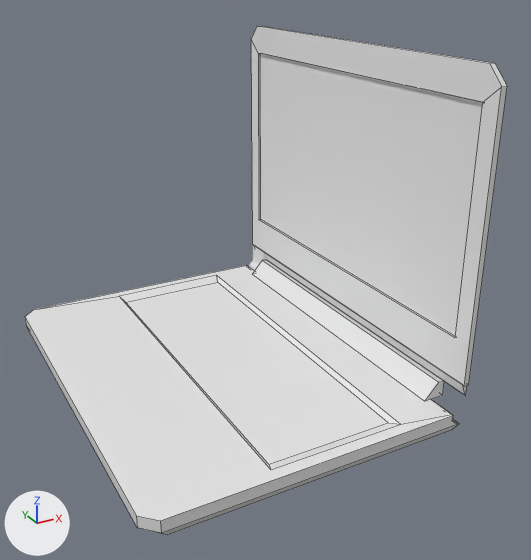
Before and after pictures for a commit that changed the Blender file Assets/Animation/Mod/Laptop_Base.blend.
Before and after are seen from a camera (50 mm lens) standing at (-1.14, -3.03, 1.98) and looking at (0.42, -0.21, 0.56). The axes (+X, +Y, +Z) are drawn at lower left. The lights are the same throughout. Mesh edges are drawn as thin lines on the coarser meshes.

In view in the first picture: 'Cube', 'Power', 'Screen', 'ScreenAngle'.
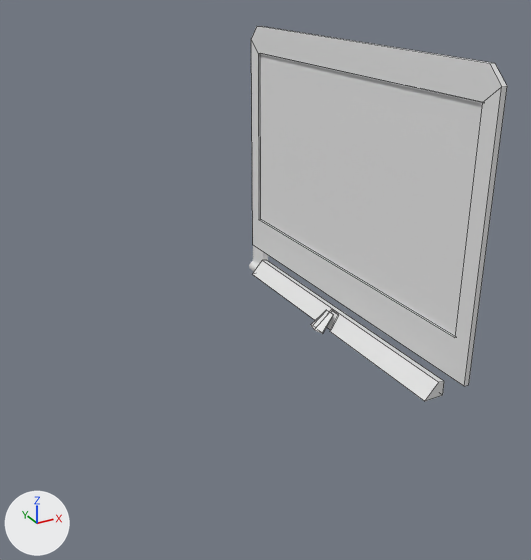
What changed in the scene script:
```text
Change me_cube_006:
    used by ob_power; location = (0.953, 0.0, 0.14); scale = (0.0543, 0.851, 0.0413)
    remove me_cube_006.from_pydata(...)  # 8 vertices, 6 faces; spans x -0.98..1.0, y -1.0..1.0, z -1.0..1.0
    add me_cube_006.from_pydata(...)  # 20 vertices, 14 faces; spans x -0.98..1.0, y -1.0..1.0, z -1.0..1.0
    me_cube_006 part 1
    2 faces are deleted
    12 vertices are added at x -0.97..0.39, y -0.06..0.06, z -1.0..0.88
    10 new faces join them
Add me_cube_012:
    me_cube_012.from_pydata([(0.63, -0.51, 0.95), (0.62, 0.55, 0.95), (-0.98, 1.0, -1.0), (0.58, 0.59, 1.02), (-0.97, -1.0, -1.0), (0.58, -0.59, 1.03), (-0.87, 0.83, -1.0), (-0.87, -0.84, -1.0), (0.54, 0.0, 1.02), (-1.23, 0.0, -1.0)], [], [(8, 3, 2, 9), (5, 4, 0), (1, 3, 8, 5, 0), (6, 7, 4, 9, 2), (7, 4, 0), (0, 1, 6, 7), (2, 3, 1), (2, 1, 6), (5, 8, 9, 4)])
Change ob_screenangle:
    add ob_screenangle.hide_set(True)
Change ob_cube:
    add ob_cube.hide_set(True)
Add ob_powerbool_001:
    ob_powerbool_001 = bpy.data.objects.new('Powerbool.001', me_cube_012)
    ob_powerbool_001.location = (0.903, 0.0, 0.139)
    ob_powerbool_001.scale = (0.0543, 0.0603, 0.0413)
```

Boxes (x1, y1, x2, y2) around the edits, measured in the pictures (531 x 560 px):
'Cube', hidden
    before: (25, 265, 459, 535)
'ScreenAngle', hidden
    before: (264, 253, 467, 396)
'Powerbool.001', added
    after: (311, 310, 333, 334)
part 1 of me_cube_006, built on
    both: (253, 260, 435, 401)
